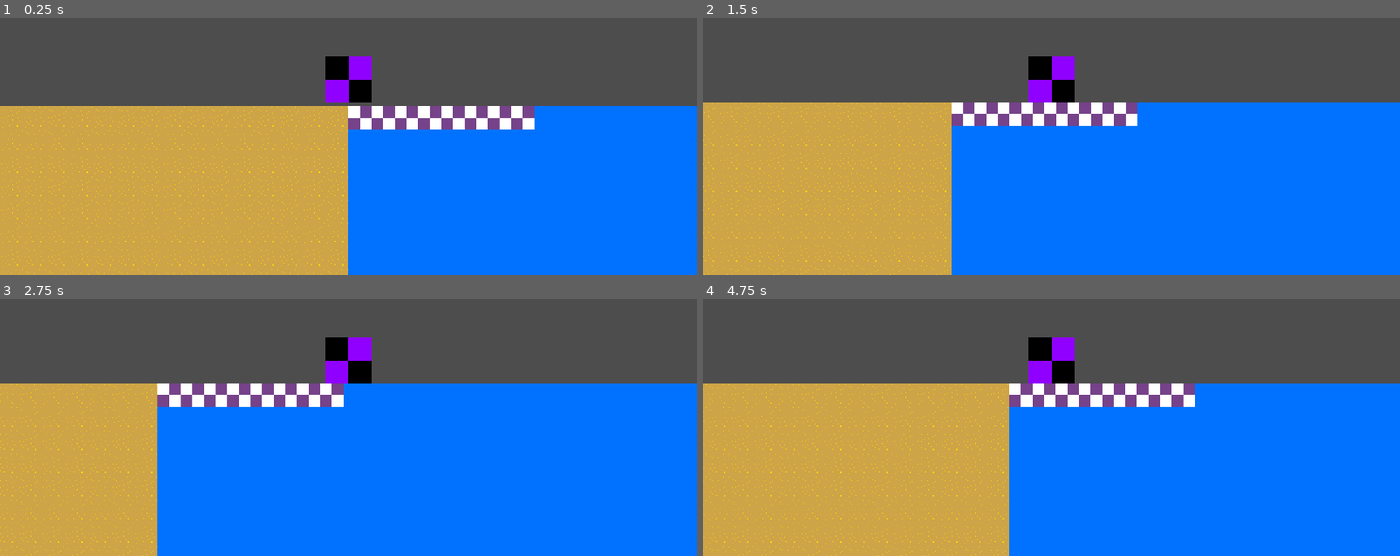
Above: before the commit, frames 1-4 (two rows, left to right).
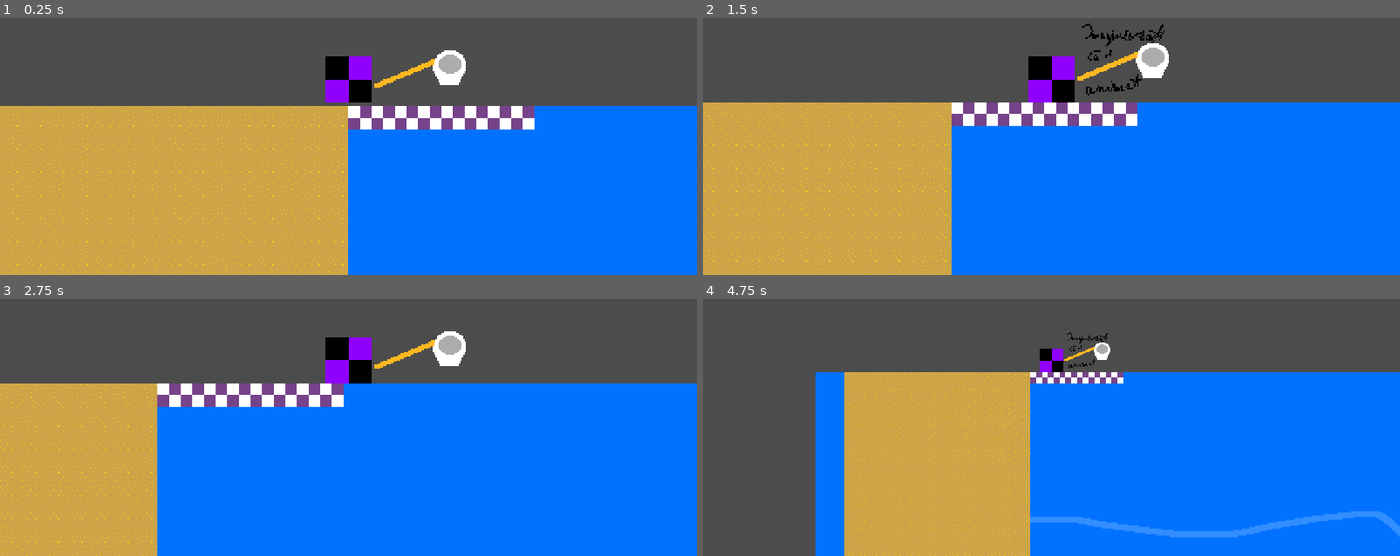
Above: after the commit, the same moments.

Repository: DevMa7e1/gamejam-game
Game: Godot game, scene res://Scenes/scene1.tscn
The game is run twice, just before and just after one commit, with the same random seed, the same clock (stepped at 60 frames per second) and the same inputs.
Inputs:
- Up to frame 1 (0.25 s): no input
- Up to frame 2 (1.5 s): tap Enter (ui_accept) at 0.5, 0.77 s; hold Right (ui_right) 0.53-1.28 s; tap F (fish net key, bound only after the commit) at 0.6, 1.35 s; hold Down (ui_down) from 1.28 s (still down)
- Up to frame 3 (2.75 s): tap Enter (ui_accept) at 1.52 s; release Down (ui_down) at 2.03 s; hold Right (ui_right) from 2.03 s (still down); tap F (fish net key, bound only after the commit) at 2.1 s
- Up to frame 4 (4.75 s): release Right (ui_right) at 2.78 s; hold Up (ui_up) 2.78-3.53 s; tap F (fish net key, bound only after the commit) at 2.85, 3.6, 4.35 s; tap Enter (ui_accept) at 3.02, 3.77, 4.52 s; hold Left (ui_left) from 3.53 s (still down)

The runs differ from the first frame. In frame 1, 0.7% of the frame differs, in the area x 53-67%, y 12-28%; in frame 2, 1.1%; in frame 3, 0.8%; in frame 4, 24%, in the area x 0-100%, y 12-100%.

Commit message:
Add fishnet kinda

Diff:
--- a/Scenes/scene1.tscn
+++ b/Scenes/scene1.tscn
@@ -4,9 +4,12 @@
 [ext_resource type="Script" uid="uid://umb6ve40jlil" path="res://Scripts/main.gd" id="1_2nq82"]
 [ext_resource type="Texture2D" uid="uid://lca68jtvcqnx" path="res://Sprites/ocean-bg-placeholder.png" id="1_2xbvg"]
 [ext_resource type="Texture2D" uid="uid://do6cxixnets08" path="res://Sprites/placeholeder.png" id="2_2xbvg"]
+[ext_resource type="Texture2D" uid="uid://dvt3op8lnxpmk" path="res://Sprites/night_bg.png" id="2_o5784"]
 [ext_resource type="Texture2D" uid="uid://duhkutiwhsh1p" path="res://Sprites/Sprite-0001.png" id="4_sdcb8"]
 [ext_resource type="Texture2D" uid="uid://cx3h6oe8mdfsx" path="res://Sprites/sand.png" id="5_2ni1t"]
-[ext_resource type="Script" path="res://Scripts/camera_2d.gd" id="5_cx2iu"]
+[ext_resource type="Script" uid="uid://c3pa6d75mtpcv" path="res://Scripts/camera_2d.gd" id="5_cx2iu"]
+[ext_resource type="Script" uid="uid://x5oghhp6poo0" path="res://Scripts/fishnet.gd" id="9_wplxe"]
+[ext_resource type="Texture2D" uid="uid://xuypmgd0v51i" path="res://Sprites/fish_net_normal_placeholder.png" id="10_5dfij"]
 
 [sub_resource type="RectangleShape2D" id="RectangleShape2D_p20re"]
 size = Vector2(32, 32)
@@ -38,9 +41,20 @@
 sources/0 = SubResource("TileSetAtlasSource_2ni1t")
 sources/1 = SubResource("TileSetAtlasSource_2nq82")
 
+[sub_resource type="RectangleShape2D" id="RectangleShape2D_cx2iu"]
+size = Vector2(984, 685)
+
+[sub_resource type="RectangleShape2D" id="RectangleShape2D_d2tun"]
+size = Vector2(63, 26)
+
 [node name="Node2D" type="Node2D" unique_id=1205070786]
 texture_filter = 1
 script = ExtResource("1_2nq82")
+
+[node name="NightBg" type="Sprite2D" parent="." unique_id=1308225498]
+position = Vector2(367, -1080)
+scale = Vector2(4, 4)
+texture = ExtResource("2_o5784")
 
 [node name="OceanBg" type="Sprite2D" parent="." unique_id=476741861]
 position = Vector2(560, 648)
@@ -99,3 +113,18 @@
 [node name="TileMapLayer" type="TileMapLayer" parent="." unique_id=452972038]
 tile_map_data = PackedByteArray("AAD//xIAAQAAAAAAAAD//xEAAQAAAAAAAAD//xAAAQAAAAAAAAD//w8AAQAAAAAAAAD//w4AAQAAAAAAAAD//w …(4912 unchanged characters)…
 tile_set = SubResource("TileSet_2nq82")
+
+[node name="CollisionShape2D" type="CollisionShape2D" parent="." unique_id=870007783]
+position = Vector2(-100, -127.5)
+shape = SubResource("RectangleShape2D_cx2iu")
+
+[node name="fishnet" type="Area2D" parent="." unique_id=1341854345]
+scale = Vector2(2, 2)
+script = ExtResource("9_wplxe")
+
+[node name="FishNetNormalPlaceholder" type="Sprite2D" parent="fishnet" unique_id=1093573031]
+texture = ExtResource("10_5dfij")
+
+[node name="CollisionShape2D" type="CollisionShape2D" parent="fishnet" unique_id=97517312]
+position = Vector2(-0.5, 3)
+shape = SubResource("RectangleShape2D_d2tun")
--- a/Scripts/camera_2d.gd
+++ b/Scripts/camera_2d.gd
@@ -17,7 +17,7 @@
 
 # Called every frame. 'delta' is the elapsed time since the previous frame.
 func _process(delta: float) -> void:
-	if(get_parent().position[1] > -30):
+	if(get_parent().position[1] > 250 || get_parent().position[0] > 250):
 		if zoom.x > 1 && !zooming_in && !zooming_out:
 			zoom_timer = 0
 			zooming_out = true
--- /dev/null
+++ b/Scripts/fishnet.gd
@@ -0,0 +1,34 @@
+extends Area2D
+
+var fishnet_timer = 0
+var fishing
+
+# Called when the node enters the scene tree for the first time.
+func _ready() -> void:
+	body_entered.connect(_e)
+	body_exited.connect(_x)
+
+var bodies = []
+
+func _e(body):
+	if(body != self):
+		bodies.append(body)
+
+func _x(body):
+	bodies.erase(body)
+
+# Called every frame. 'delta' is the elapsed time since the previous frame.
+func _process(delta: float) -> void:
+	if(visible):
+		position = $"../RigidBody2D".position + Vector2(100, -20)
+		if(Input.is_action_just_pressed("fish net key")):
+			get_child(0).texture = preload("res://Sprites/fishnet_placeholder.png")
+			fishing = true
+			fishnet_timer = 0
+	if fishing:
+		fishnet_timer += delta
+		if(fishnet_timer > 0.4):
+			get_child(0).texture = preload("res://Sprites/fish_net_normal_placeholder.png")
+			for i in bodies:
+				$"..".le_fishes.append([i.level, i.size])
+				i.queue_free()
--- a/Scripts/main.gd
+++ b/Scripts/main.gd
@@ -5,11 +5,15 @@
 @export var MAX_FISH: int = 20 # CONSTANT
 
 var time = 0.0
+var day = true
+var last_cycle_time = 0
 var fish_generate_time = 0
 
 var fishes = 0
 
 var level = 1
+
+var le_fishes = []
 
 func gen_fish():
 	var new_fish = FISH_SCENE.instantiate()
@@ -47,3 +51,13 @@
 
 	if Input.is_action_just_pressed("ui_accept"):
 		print_all_fish_positions()
+	if(day && time-last_cycle_time >= 60*12):
+		last_cycle_time = time
+		day = false
+	elif(!day && time-last_cycle_time >= 60*12):
+		last_cycle_time = time
+		day = true
+	if(day):
+		$NightBg.self_modulate.a = (time-last_cycle_time) / (60*12)
+	else:
+		$NightBg.self_modulate.a = 1 - (time-last_cycle_time) / (60*12)
--- a/project.godot
+++ b/project.godot
@@ -20,6 +20,14 @@
 window/size/viewport_width=1920
 window/size/viewport_height=1080
 
+[input]
+
+"fish net key"={
+"deadzone": 0.2,
+"events": [Object(InputEventKey,"resource_local_to_scene":false,"resource_name":"","device":-1,"window_id":0,"alt_pressed":false,"shift_pressed":false,"ctrl_pressed":false,"meta_pressed":false,"pressed":false,"keycode":0,"physical_keycode":70,"key_label":0,"unicode":102,"location":0,"echo":false,"script":null)
+]
+}
+
 [physics]
 
 3d/physics_engine="Jolt Physics"
Not shown, added: Scripts/fishnet.gd.uid
Binary file added: Sprites/fish_net_normal_placeholder.png
Not shown, added: Sprites/fish_net_normal_placeholder.png.import
Binary file added: Sprites/fishnet_placeholder.png
Not shown, added: Sprites/fishnet_placeholder.png.import
Binary file added: Sprites/night_bg.png
Not shown, added: Sprites/night_bg.png.import
